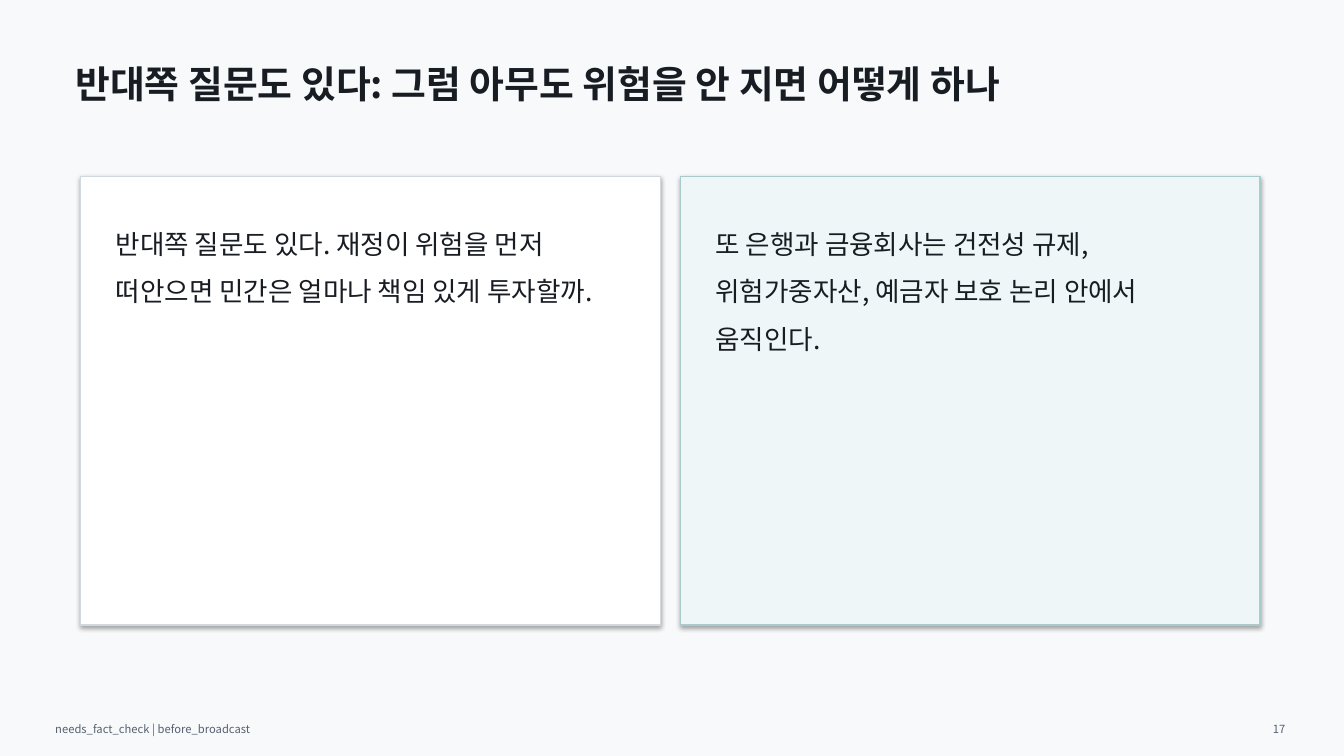
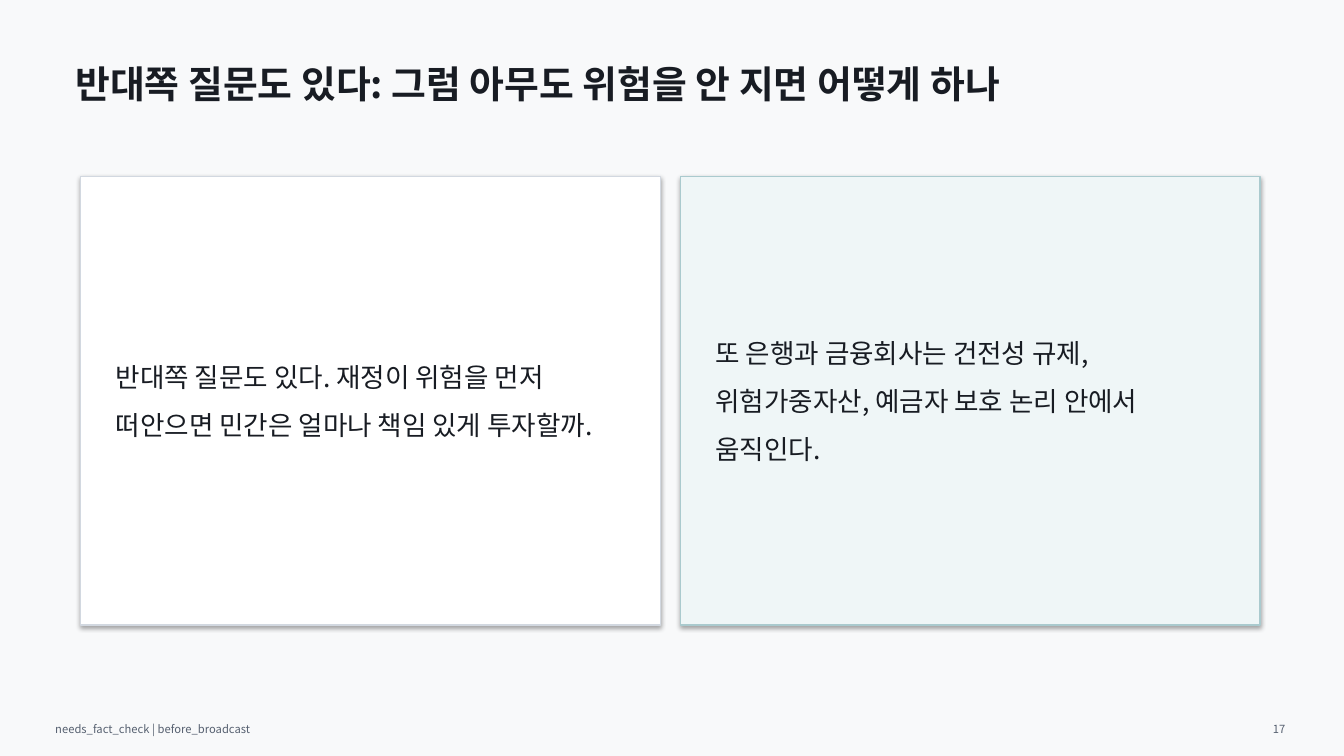
Before and after one commit to Rlearnchan/luddite, a slide deck: slide 17 of outputs/pptx/productive_finance_policy_draft.pptx. Drawn at 1344x756 pixels with LibreOffice and Linux fonts; fonts in the diff are those of the drawing. Boxes give left, top, right and bottom in pixels: in the first picture for what was removed or moved away, otherwise in the second. Text is boxed around its words. In the diff, an @@ line names an element or a change of style, - is before the commit and + after.

```diff
--- a/outputs/pptx/productive_finance_policy_draft.pptx
+++ b/outputs/pptx/productive_finance_policy_draft.pptx
@@ text "반대쪽 질문도 있다. 재정이 위험을 ..." at (116,364,592,437): vertical alignment top to middle @@
@@ text "또 은행과 금융회사는 건전성 규제, ..." at (716,341,1137,461): vertical alignment top to middle @@
```
Also in this commit, not shown: 20 other slides changed, 8 other files.
